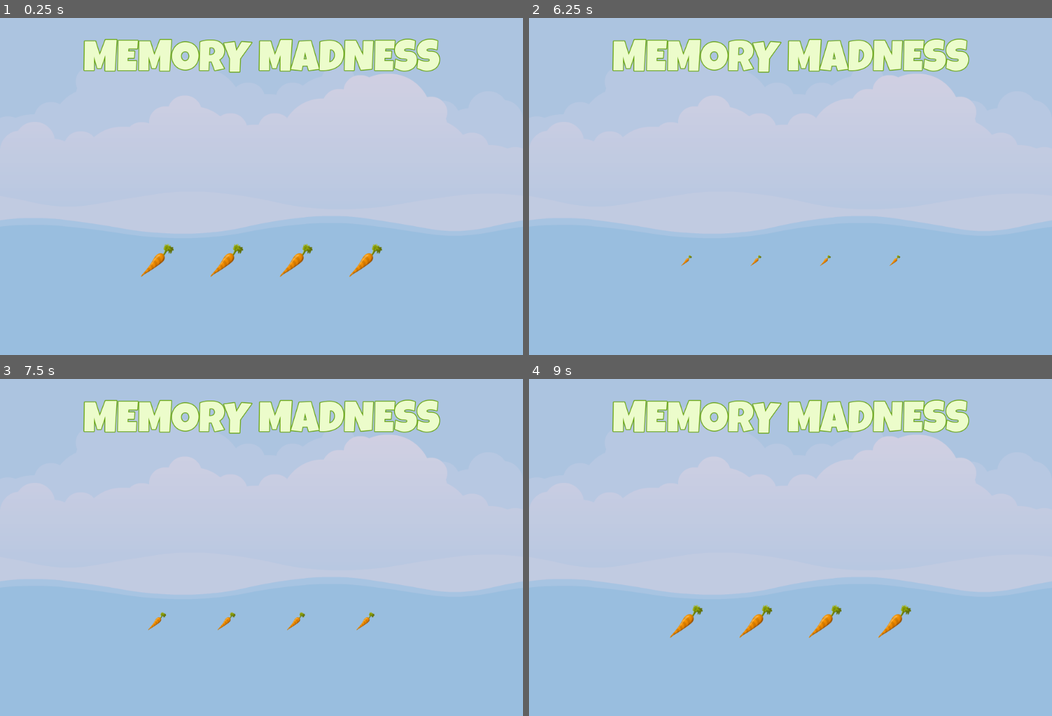
Above: before the commit, frames 1-4 (two rows, left to right).
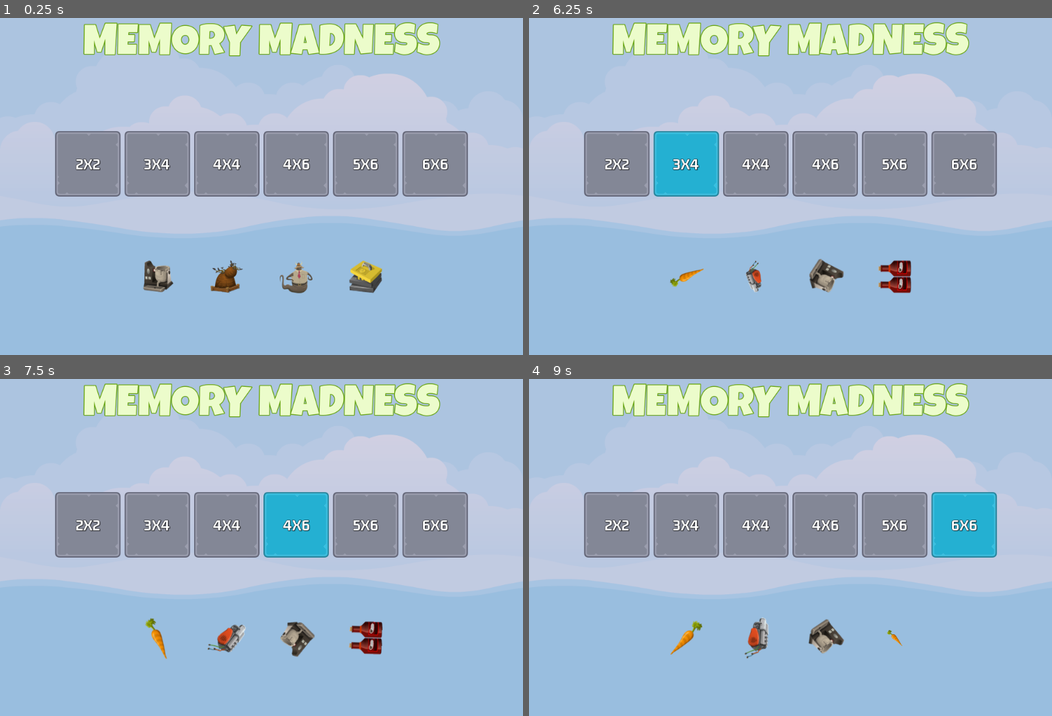
Above: after the commit, the same moments.

Repository: Jayasurya-Murugesan/MemoryMadness
Game: Godot game, scene res://scene/master_scene/master_scene.tscn
The game is run twice, just before and just after one commit, with the same random seed, the same clock (stepped at 60 frames per second) and the same inputs.
Inputs (mouse positions are in pixels of both pictures, inside the frame that each line leads up to):
- Up to frame 1 (0.25 s): no input
- Up to frame 2 (6.25 s): click (617, 162) at 0.5 s, where only the run after the commit has a clickable "2X2"; click (685, 162) at 1.25 s, where only the run after the commit has a clickable "3X4"; click (753, 162) at 2 s, where only the run after the commit has a clickable "4X4"; click (827, 162) at 2.75 s, where only the run after the commit has a clickable "4X6"; click (895, 162) at 3.5 s, where only the run after the commit has a clickable "5X6"; click (963, 162) at 4.25 s, where only the run after the commit has a clickable "6X6"; click (617, 162) at 5 s, where only the run after the commit has a clickable "2X2"; click (685, 162) at 5.75 s, where only the run after the commit has a clickable "3X4"
- Up to frame 3 (7.5 s): click (224, 523) at 6.5 s, where only the run after the commit has a clickable "4X4"; click (298, 523) at 7.25 s, where only the run after the commit has a clickable "4X6"
- Up to frame 4 (9 s): click (895, 523) at 8 s, where only the run after the commit has a clickable "5X6"; click (963, 523) at 8.75 s, where only the run after the commit has a clickable "6X6"

The runs differ from the first frame. In frame 1, 24% of the frame differs, in the area x 10-90%, y 1-82%; in frame 2, 23%; in frame 3, 23%; in frame 4, 23%.

Commit message:
second
COB - 25th March

Diff:
--- /dev/null
+++ b/assets/fonts/level_button.tres
@@ -0,0 +1,11 @@
+[gd_resource type="LabelSettings" load_steps=2 format=3 uid="uid://c3ejsyjllk7f7"]
+
+[ext_resource type="FontFile" uid="uid://ch50hbadwixpg" path="res://assets/fonts/gemunu-libre-v8-latin-700.ttf" id="1_018cf"]
+
+[resource]
+font = ExtResource("1_018cf")
+font_size = 32
+outline_size = 3
+outline_color = Color(0, 0, 0, 0.709804)
+shadow_size = 3
+shadow_color = Color(0, 0, 0, 0.360784)
--- a/project.godot
+++ b/project.godot
@@ -18,6 +18,8 @@
 [autoload]
 
 ImageManager="*res://singletons/image_manager.gd"
+SoundManager="*res://singletons/sound_manager.gd"
+GameManager="*res://singletons/game_manager.gd"
 
 [display]
 
--- a/scene/foint_sprite/front_sprite.gd
+++ b/scene/foint_sprite/front_sprite.gd
@@ -2,14 +2,27 @@
 
 const SCALE_SMALL:Vector2=Vector2(0.1,0.1)
 const SCALE_NORMAL:Vector2=Vector2(1.0,1.0)
+const SPIN_TIME_RANGE:Vector2=Vector2(1.0,2.0)
 const SCALE_TIME:float=1.0
 
 # Called when the node enters the scene tree for the first time.
 func _ready():
 	run_me()
 
+func set_random_image()->void:
+	texture=ImageManager.get_random_item_image().item_texture
+
+func get_random_spin_time()->float:
+	return randf_range(SPIN_TIME_RANGE.x,SPIN_TIME_RANGE.y)
+
+func get_random_rotation()->float:
+	return deg_to_rad(randf_range(-360,360))
+
 func run_me()->void:
 	var tween= get_tree().create_tween()
 	tween.set_loops()
+	tween.tween_callback(set_random_image)
 	tween.tween_property(self,"scale",SCALE_NORMAL,SCALE_TIME)
+	tween.tween_property(self,"rotation",get_random_rotation(),get_random_spin_time())
+	tween.tween_property(self,"rotation",get_random_rotation(),get_random_spin_time())
 	tween.tween_property(self,"scale",SCALE_SMALL,SCALE_TIME)
--- /dev/null
+++ b/scene/level_button/level_button.gd
@@ -0,0 +1,19 @@
+extends TextureButton
+
+@onready var label = $Label
+@onready var sound = $Sound
+
+var _level_number :int =0
+
+# Called when the node enters the scene tree for the first time.
+func _ready():
+	pass
+
+func set_level_number(level_num:int)->void:
+	_level_number=level_num
+	var l_data=GameManager.LEVELS[_level_number]
+	label.text="%sX%s" % [l_data.rows,l_data.cols]
+
+
+func _on_pressed():
+	SoundManager.play_button_click(sound)
--- /dev/null
+++ b/scene/level_button/level_button.tscn
@@ -0,0 +1,41 @@
+[gd_scene load_steps=6 format=3 uid="uid://c5qv0qgfrfpqo"]
+
+[ext_resource type="Texture2D" uid="uid://cn0lek8ep8t8p" path="res://assets/ui/level_select_frame_128.png" id="1_b72ie"]
+[ext_resource type="Texture2D" uid="uid://ct0c23uihqwx8" path="res://assets/ui/level_select_frame_select_128.png" id="2_dtdyl"]
+[ext_resource type="Texture2D" uid="uid://ctalyfeolbe8x" path="res://assets/ui/level_select_frame_hover_128.png" id="3_772lm"]
+[ext_resource type="Script" path="res://scene/level_button/level_button.gd" id="4_mirvd"]
+[ext_resource type="LabelSettings" uid="uid://c3ejsyjllk7f7" path="res://assets/fonts/level_button.tres" id="5_danxr"]
+
+[node name="LevelButton" type="TextureButton"]
+anchors_preset = 8
+anchor_left = 0.5
+anchor_top = 0.5
+anchor_right = 0.5
+anchor_bottom = 0.5
+offset_left = -64.0
+offset_top = -64.0
+offset_right = 64.0
+offset_bottom = 64.0
+grow_horizontal = 2
+grow_vertical = 2
+pivot_offset = Vector2(64, 64)
+texture_normal = ExtResource("1_b72ie")
+texture_pressed = ExtResource("2_dtdyl")
+texture_hover = ExtResource("3_772lm")
+script = ExtResource("4_mirvd")
+
+[node name="Label" type="Label" parent="."]
+layout_mode = 1
+anchors_preset = 15
+anchor_right = 1.0
+anchor_bottom = 1.0
+grow_horizontal = 2
+grow_vertical = 2
+text = "0X0"
+label_settings = ExtResource("5_danxr")
+horizontal_alignment = 1
+vertical_alignment = 1
+
+[node name="Sound" type="AudioStreamPlayer" parent="."]
+
+[connection signal="pressed" from="." to="." method="_on_pressed"]
--- /dev/null
+++ b/scene/main_screen/main_screen.gd
@@ -0,0 +1,16 @@
+extends Control
+
+@export var level_button_scene:PackedScene
+@onready var hb_levels = $VB/HBLevels
+
+func _ready():
+	setup_grid()
+
+func create_level_button(ln:int)->void:
+	var new_lb=level_button_scene.instantiate()
+	hb_levels.add_child(new_lb)
+	new_lb.set_level_number(ln)
+
+func setup_grid()->void:
+	for level in GameManager.LEVELS:
+		create_level_button(level)
--- a/scene/main_screen/main_screen.tscn
+++ b/scene/main_screen/main_screen.tscn
@@ -1,7 +1,9 @@
-[gd_scene load_steps=3 format=3 uid="uid://uhp0g4bb61cu"]
+[gd_scene load_steps=5 format=3 uid="uid://uhp0g4bb61cu"]
 
+[ext_resource type="Script" path="res://scene/main_screen/main_screen.gd" id="1_bq4r3"]
 [ext_resource type="LabelSettings" uid="uid://d1xfmecum3358" path="res://assets/fonts/1_label_settings.tres" id="1_itgv5"]
 [ext_resource type="PackedScene" uid="uid://behnghyy4cja8" path="res://scene/foint_sprite/front_sprite.tscn" id="2_eby1a"]
+[ext_resource type="PackedScene" uid="uid://c5qv0qgfrfpqo" path="res://scene/level_button/level_button.tscn" id="2_wnhxx"]
 
 [node name="MainScreen" type="Control"]
 layout_mode = 3
@@ -10,6 +12,8 @@
 anchor_bottom = 1.0
 grow_horizontal = 2
 grow_vertical = 2
+script = ExtResource("1_bq4r3")
+level_button_scene = ExtResource("2_wnhxx")
 
 [node name="ColorRect" type="ColorRect" parent="."]
 layout_mode = 1
@@ -46,6 +50,7 @@
 [node name="HBLevels" type="HBoxContainer" parent="VB"]
 layout_mode = 2
 size_flags_horizontal = 4
+theme_override_constants/separation = 8
 
 [node name="Spacer3" type="Control" parent="VB"]
 layout_mode = 2
--- /dev/null
+++ b/singletons/game_manager.gd
@@ -0,0 +1,10 @@
+extends Node
+
+const LEVELS:Dictionary={
+	1:{"rows":2,"cols":2},
+	2:{"rows":3,"cols":4},
+	3:{"rows":4,"cols":4},
+	4:{"rows":4,"cols":6},
+	5:{"rows":5,"cols":6},
+	6:{"rows":6,"cols":6}
+}
--- a/singletons/image_manager.gd
+++ b/singletons/image_manager.gd
@@ -1,14 +1,25 @@
 extends Node
-#--- ---#
+
 var _item_images: Array=[]
 
 func _ready():
 	load_image()
 
-#---loading images from glitch path ---#
 
+#--- creating a dictionary and adding that to array
+
+func add_file_to_list(fn:String,path:String)->void:
+	var full_path=path+"/"+fn
+
+	var ii_dict = {
+		"item_name":fn.rstrip(".png"),
+		"item_texture":load(full_path)
+	}
+	_item_images.append(ii_dict)
+
+#---loading images from glitch path
 func load_image()->void:
-	var path ="res://assets//"
+	var path = "res://assets/glitch/"
 	var dir=DirAccess.open(path)
 
 	if not dir:
@@ -16,19 +27,11 @@
 		return
 	var file_names=dir.get_files()
 
-	#--- ignoring .import files ---#
+	#--- ignoring .import files
 	for file_name in file_names:
 		if ".import" not in file_name:
 			add_file_to_list(file_name,path)
 
 
-#--- creating a dictionary and adding that to array---#
-
-func add_file_to_list(fn:String,path:String)->void:
-	var full_path=path+"/"+fn
-
-	var ii_dict = {
-		"item_name":fn.rstrip(".png"),
-		"item:texture":load(full_path)
-	}
-	_item_images.append(ii_dict)
+func get_random_item_image()->Dictionary:
+	return _item_images.pick_random()
--- /dev/null
+++ b/singletons/sound_manager.gd
@@ -0,0 +1,29 @@
+extends Node
+
+
+const SOUND_MAIN_MENU = "main"
+const SOUND_IN_GAME = "ingame"
+const SOUND_SUCCESS = "success"
+const SOUND_GAME_OVER = "gameover"
+const SOUND_SELECT_TILE = "tile"
+const SOUND_SELECT_BUTTON = "button"
+
+
+const SOUNDS = {
+	SOUND_MAIN_MENU: preload("res://assets/sounds/bgm_action_3.mp3"),
+	SOUND_IN_GAME: preload("res://assets/sounds/bgm_action_4.mp3"),
+	SOUND_SUCCESS: preload("res://assets/sounds/sfx_sounds_fanfare3.wav"),
+	SOUND_GAME_OVER: preload("res://assets/sounds/sfx_sounds_powerup12.wav"),
+	SOUND_SELECT_TILE: preload("res://assets/sounds/sfx_sounds_impact1.wav"),
+	SOUND_SELECT_BUTTON: preload("res://assets/sounds/sfx_sounds_impact7.wav")
+}
+
+func play_sound(player:AudioStreamPlayer, key: String)->void:
+	if SOUNDS.has(key)==false:
+		return
+	player.stop()
+	player.stream=SOUNDS[key]
+	player.play()
+
+func play_button_click(player:AudioStreamPlayer)->void:
+	play_sound(player,SOUND_SELECT_BUTTON)
Not shown, added: scene/foint_sprite/fro6FEA.tmp
Not shown, added: scene/level_button/lev52AE.tmp
